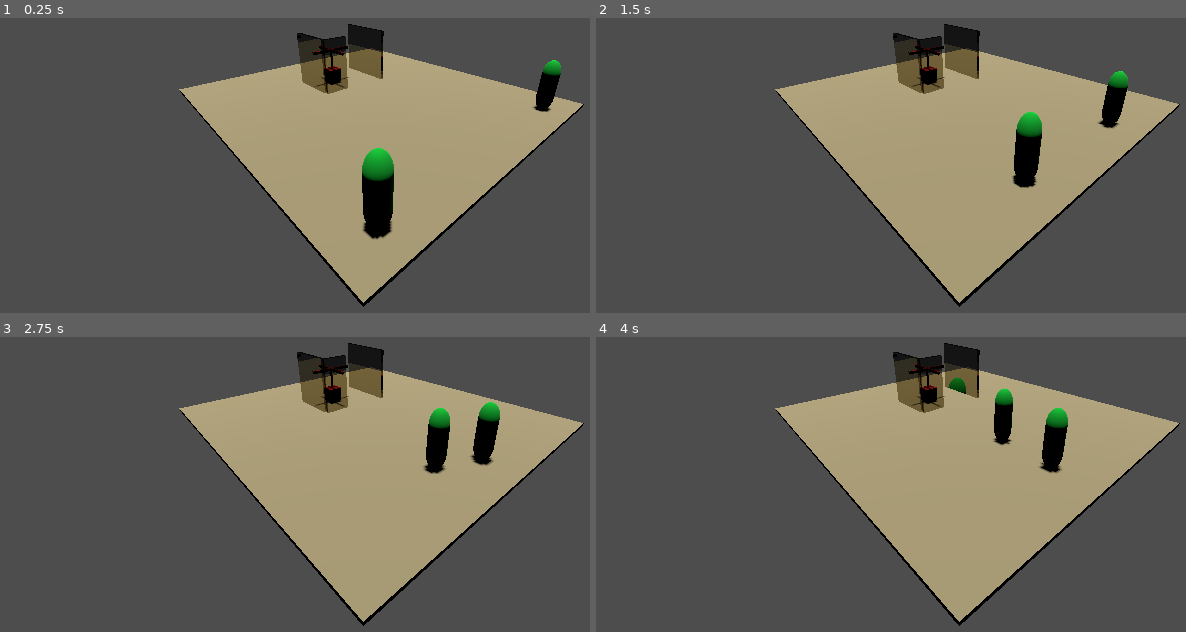
Above: before the commit, frames 1-4 (two rows, left to right).
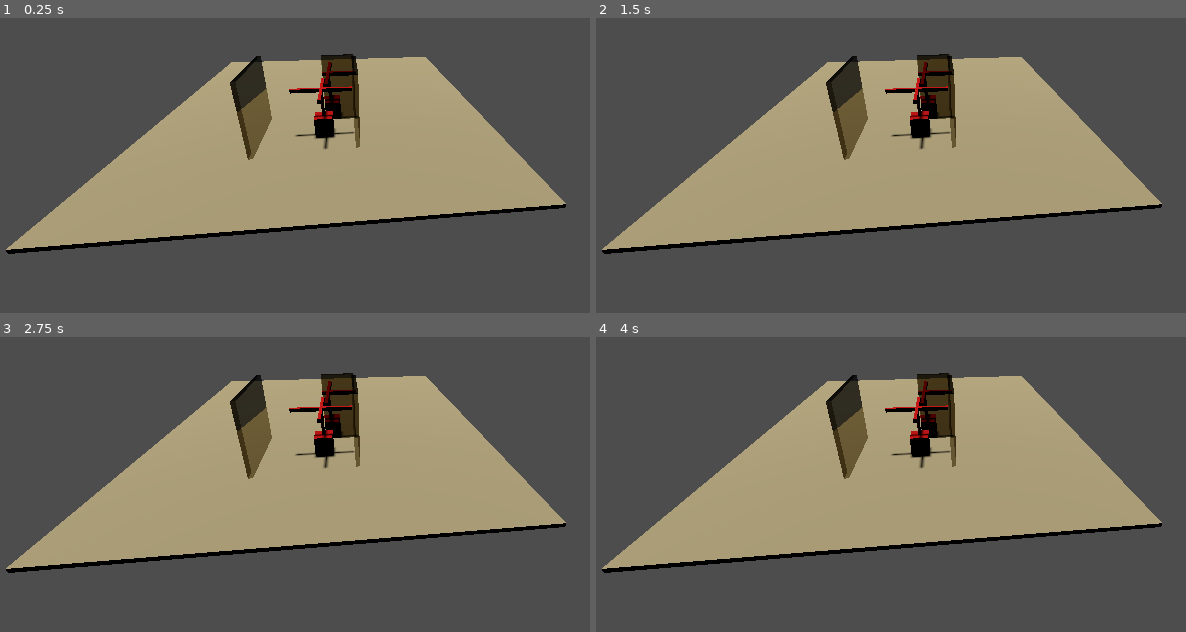
Above: after the commit, the same moments.

Repository: Aledrao/smartQueue
Game: Godot game, scene res://scenes/scene_test.tscn
The game is run twice, just before and just after one commit, with the same random seed, the same clock (stepped at 60 frames per second) and the same inputs.
Inputs:
- Up to frame 1 (0.25 s): no input
- Up to frame 2 (1.5 s): no input
- Up to frame 3 (2.75 s): no input
- Up to frame 4 (4 s): no input

The runs differ from the first frame. In frame 1, 28% of the frame differs, in the area x 1-99%, y 2-98%; in frame 2, 28%; in frame 3, 28%; in frame 4, 28%.

Commit message:
Correção para o tempo de spawnar um personagem. Inclusão de animação para a catraca, para quando o personagem passar por ela.

Diff:
--- a/scenes/catraca.tscn
+++ b/scenes/catraca.tscn
@@ -1,4 +1,6 @@
-[gd_scene load_steps=12 format=3 uid="uid://kf3tbha8asww"]
+[gd_scene load_steps=14 format=3 uid="uid://kf3tbha8asww"]
+
+[ext_resource type="Script" path="res://scripts/catraca.gd" id="1_h8ljb"]
 
 [sub_resource type="BoxShape3D" id="BoxShape3D_bq7wv"]
 size = Vector3(0.672057, 0.719382, 0.655557)
@@ -62,8 +64,12 @@
 "passar": SubResource("Animation_hkri7")
 }
 
+[sub_resource type="BoxShape3D" id="BoxShape3D_tm1rp"]
+size = Vector3(1.89211, 3.06073, 2.03008)
+
 [node name="catraca" type="Node3D"]
 transform = Transform3D(0.25, 0, 0, 0, 0.25, 0, 0, 0, 0.25, 0, 0, 0)
+script = ExtResource("1_h8ljb")
 
 [node name="base" type="StaticBody3D" parent="."]
 
@@ -113,3 +119,15 @@
 libraries = {
 "": SubResource("AnimationLibrary_vlvvt")
 }
+speed_scale = 0.6
+
+[node name="vira" type="Area3D" parent="."]
+transform = Transform3D(1, 0, 0, 0, 1, 0, 0, 0, 1, 0, 1.39487, -1.30081)
+collision_layer = 4
+collision_mask = 4
+
+[node name="CollisionShape3D" type="CollisionShape3D" parent="vira"]
+transform = Transform3D(1, 0, 0, 0, 1, 0, 0, 0, 1, 0.0959358, 0.0228577, 1.24616)
+shape = SubResource("BoxShape3D_tm1rp")
+
+[connection signal="area_entered" from="vira" to="." method="_on_vira_area_entered"]
--- a/scenes/character.tscn
+++ b/scenes/character.tscn
@@ -17,6 +17,10 @@
 
 [sub_resource type="BoxShape3D" id="BoxShape3D_7jgix"]
 size = Vector3(0.49292, 1, 0.494141)
+
+[sub_resource type="CylinderShape3D" id="CylinderShape3D_4raj2"]
+height = 1.32276
+radius = 0.375637
 
 [node name="character" type="Node3D"]
 
@@ -45,4 +49,11 @@
 transform = Transform3D(1, 0, 0, 0, 1, 0, 0, 0, 1, 0.0235596, 0, -0.0537109)
 shape = SubResource("BoxShape3D_7jgix")
 
+[node name="catraca" type="Area3D" parent="Node3D"]
+collision_layer = 4
+collision_mask = 4
+
+[node name="CollisionShape3D" type="CollisionShape3D" parent="Node3D/catraca"]
+shape = SubResource("CylinderShape3D_4raj2")
+
 [connection signal="area_entered" from="Node3D/Area3D" to="Node3D" method="_on_area_3d_area_entered"]
--- a/scenes/scene_test.tscn
+++ b/scenes/scene_test.tscn
@@ -167,7 +167,11 @@
 transform = Transform3D(-4.37114e-08, 0, 1, 0, 1, 0, -1, 0, -4.37114e-08, -3, 0.495402, 0.11635)
 
 [node name="npc1" parent="." instance=ExtResource("3_4t3ow")]
+process_mode = 4
 transform = Transform3D(1, 0, 0, 0, 1, 0, 0, 0, 1, 6.45275, 1.18904, 5.79616)
+visible = false
 
 [node name="npc2" parent="." instance=ExtResource("3_4t3ow")]
+process_mode = 4
 transform = Transform3D(1, 0, 0, 0, 1, 0, 0, 0, 1, 6.45275, 1.18904, -5.30924)
+visible = false
--- a/scripts/caminhos.gd
+++ b/scripts/caminhos.gd
@@ -1,4 +1,7 @@
 extends Node
+
+#CENA1
+var tempoMaximoCenaUmRodadaUm: int = 10
 
 # Pontos da cena de testes
 var sceneTestInicio: Vector3 = Vector3(5.876, 1.186, 1.154)
--- /dev/null
+++ b/scripts/catraca.gd
@@ -0,0 +1,5 @@
+extends Node3D
+
+func _on_vira_area_entered(area: Area3D) -> void:
+	print("RODAR CATRACA2")
+	$AnimationPlayer.play("passar")
--- a/scripts/scene_test.gd
+++ b/scripts/scene_test.gd
@@ -8,11 +8,14 @@
 func _physics_process(delta: float) -> void:
 	tempoSaida += delta
 
-	if tempoSaida < tempoSorteado:
-		tempoSorteado = randi() % 16
+	if tempoSorteado == 0:
+		tempoSorteado = randi() % Caminhos.tempoMaximoCenaUmRodadaUm
+
+	print("SAIDA: ", tempoSaida)
+	print("SORTEADO: ", tempoSorteado)
+
+	if tempoSaida > tempoSorteado:
 		spawn_npc(delta)
-		print("SAIDA: ", tempoSaida)
-		print("SORTEADO: ", tempoSorteado)
 		tempoSaida = 0
 		tempoSorteado = 0
 
Not shown: 1 places in scenes/character.tscn that only renumber resources
Not shown: 1 places in scenes/scene_test.tscn that only renumber resources
